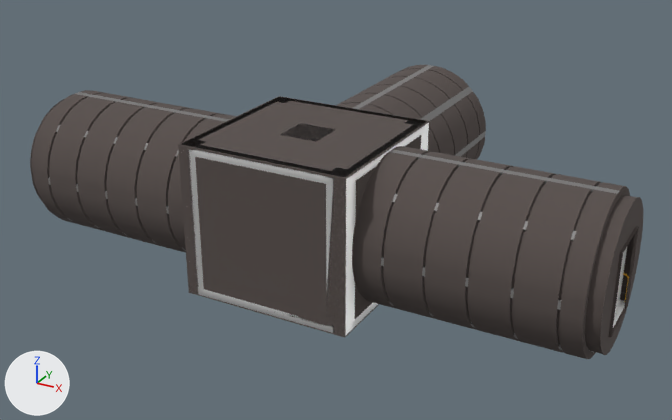
What one commit did to the FBX model Assets/Prefabs/F0Prefabs/F0_Corridor3-1.fbx.
Rendered twice from a 50 mm lens placed at (34.5, -58.3, 32.9), pointed at (-1.2, 6.6, 0.4). Lighting does not change. The marker at lower left points along +X, +Y and +Z. The picture after the commit comes second. Where no turn or scale is listed for an object, it has been applied to the vertices.

Names of what the first picture shows: 'F0_C3_Cube', 'F0_C3_MetallicCube', 'F0_C3_SteelSupports', 'F0_Corridor3' and 3 more.
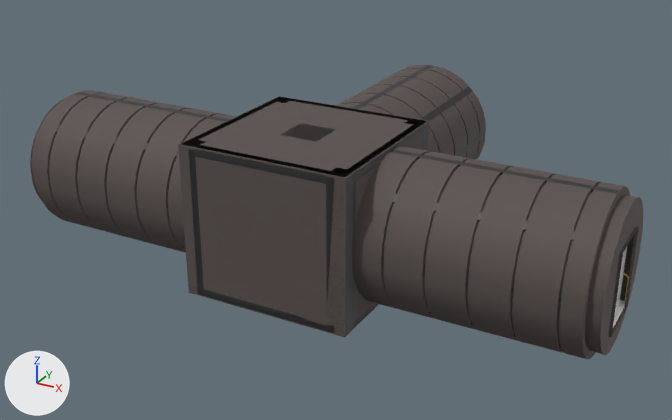
The change in detail:
In material 'MetalLightGrey' (mat_metallightgrey), metallic goes from 1.0 to 0.0.
Material 'MetalLightGrey' (mat_metallightgrey) changes colour from white #ffffff to grey #919395; in linear values from (1.0, 1.0, 1.0) to (0.285, 0.291, 0.3).
In material 'MetalLightGrey' (mat_metallightgrey), roughness goes from 0.5 to 1.0.
Material 'MetalBlack' (mat_metalblack) is new.
Its base color is (0.02, 0.02, 0.02) (black #272727).
me_cube_051 has 632 vertices, 624 faces and spans x -7.0..7.0, y -7.0..7.0, z -2.7..9.7.
me_cube_051 no longer uses material mat_metallightgrey (white #ffffff).
me_cube_051 gains material mat_metalblack (black #272727).
me_cube_2885 has 576 vertices, 336 faces and spans x -23.5..23.5, y -5.9..23.5, z -2.4..9.4.
me_cube_2885 no longer uses material mat_metaldarkgrey (grey #787878).
me_cube_2885 gains material mat_metalblack (black #272727).

Changed parts and their boxes [x1, y1, x2, y2] in the pictures (672 x 420 px):
'F0_C3_MetallicCube', recoloured, surface changed
    both: [188, 109, 429, 336]
'F0_C3_SteelSupports', recoloured
    both: [48, 65, 619, 351]
